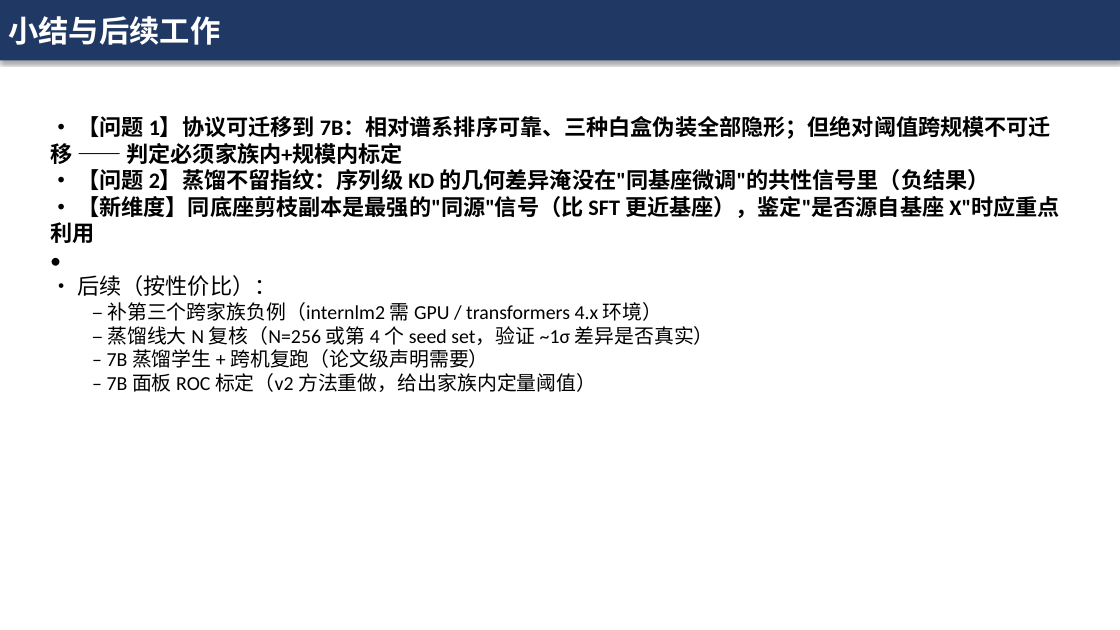
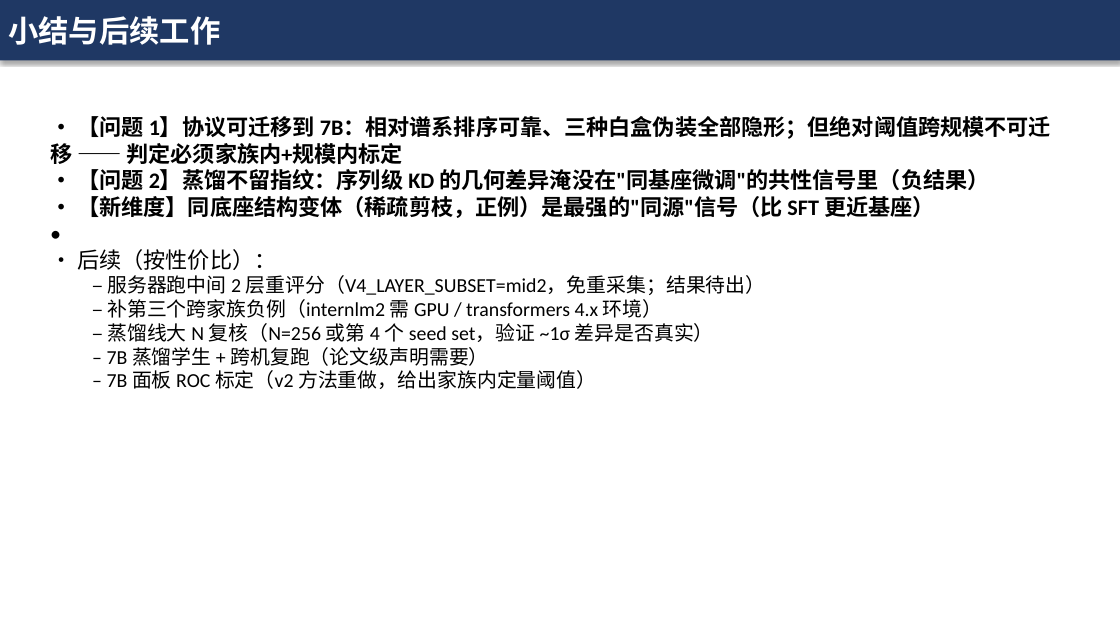
Before and after one commit to kyrie114/DiffIP, a slide deck: slide 11 of llm_migration_v4/汇报_v4_7B规模验证.pptx (slide 12 before the commit). Drawn at 1120x630 pixels with LibreOffice and Linux fonts; fonts in the diff are those of the drawing. Boxes give left, top, right and bottom in pixels: in the first picture for what was removed or moved away, otherwise in the second. Text is boxed around its words. In the diff, an @@ line names an element or a change of style, - is before the commit and + after.

Commit message:
v4: 剪枝变体改归正例(结构变体)、剪法口径注明、mid2 重评分选项、PPT 去封面

```diff
--- a/llm_migration_v4/汇报_v4_7B规模验证.pptx
+++ b/llm_migration_v4/汇报_v4_7B规模验证.pptx
@@ text at [77, 196, 935, 218]: text changed @@
-• 【新维度】同底座剪枝副本是最强的"同源"信号（比 SFT 更近基座），鉴定"是否源自基座 X"时应重点利用
+• 【新维度】同底座结构变体（稀疏剪枝，正例）是最强的"同源"信号（比 SFT 更近基座）
@@ text at [107, 275, 766, 295]: paragraph added @@
+  – 服务器跑中间 2 层重评分（V4_LAYER_SUBSET=mid2，免重采集；结果待出）
```
Also in this commit, not shown: 5 other slides changed, 1 slide removed, 9 other files.
